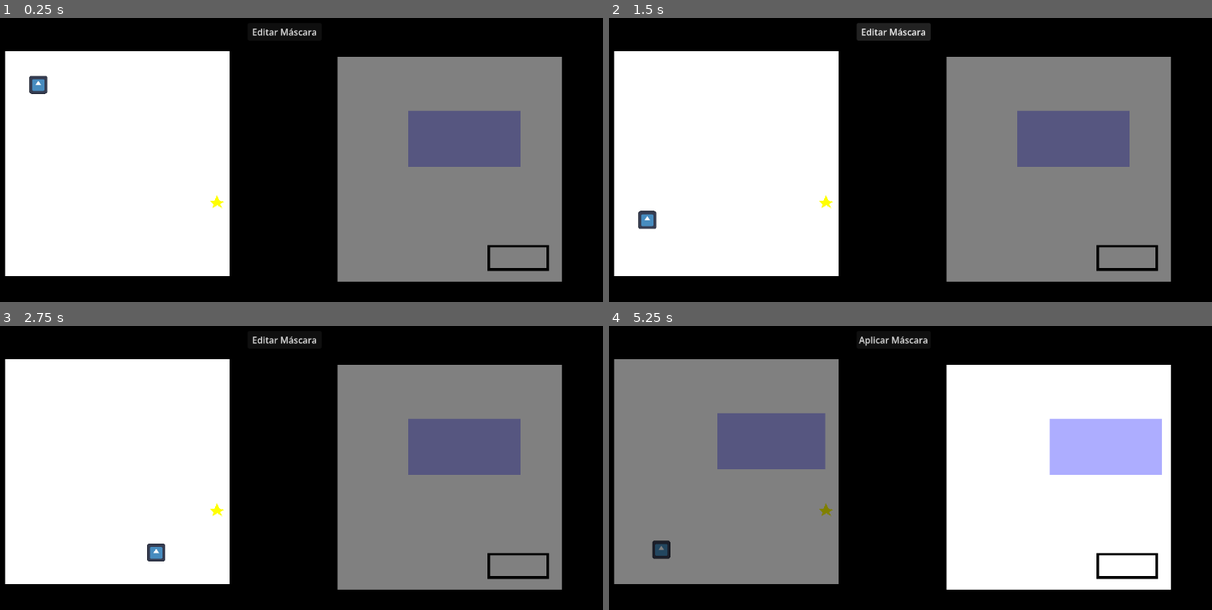
Above: before the commit, frames 1-4 (two rows, left to right).
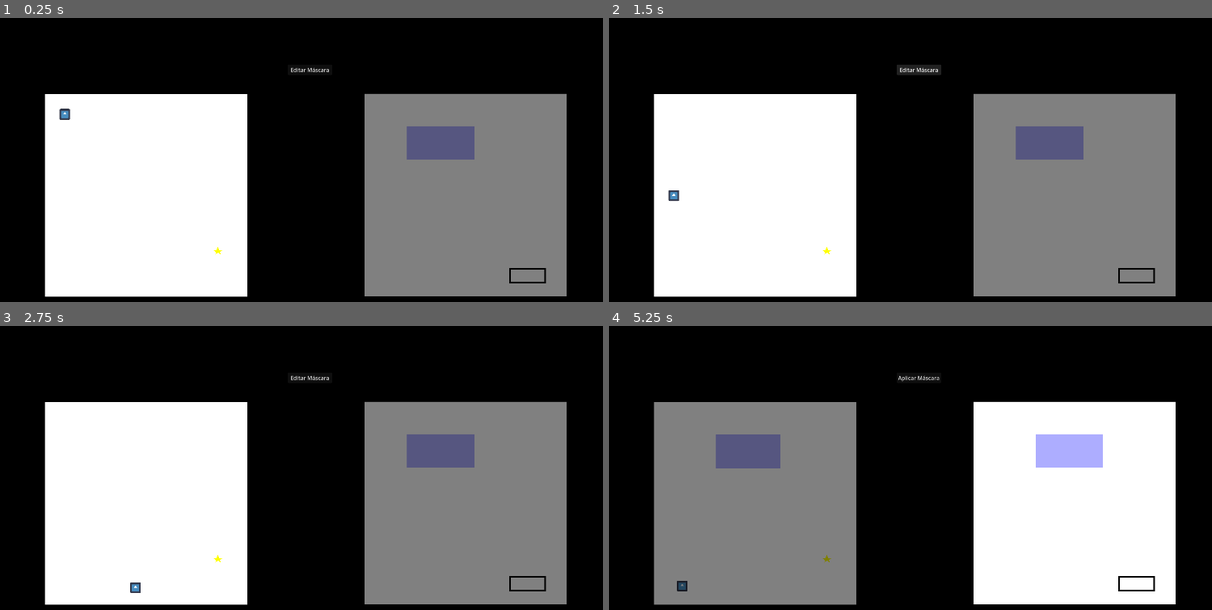
Above: after the commit, the same moments.

Repository: JuanFdS/ggj2026
Game: Godot game, scene res://screens/game_scenes/pruebita.tscn
Two runs of this game, one before a commit and one after it. Both use one fixed random seed, a clock stepped at 60 frames per second and the inputs below. The engine's default icon, where the game draws it, is replaced by a stand-in: a white triangle on a blue panel in a dark square.
Inputs (mouse positions are in pixels of both pictures, inside the frame that each line leads up to):
- Up to frame 1 (0.25 s): no input
- Up to frame 2 (1.5 s): click "Editar Máscara" at 0.5 s; click "Aplicar Máscara" at 1.25 s
- Up to frame 3 (2.75 s): tap Enter (ui_accept) at 2, 2.27 s; move the mouse to (422, 448) at 2.02 s; hold Right (ui_right) from 2.03 s (still down); click (422, 448) at 2.1 s
- Up to frame 4 (5.25 s): release Right (ui_right) at 2.75 s; drag from (759, 485) to (1073, 448) at 2.77 s; tap Enter (ui_accept) at 3.5, 5 s; move the mouse to (952, 385) at 3.52 s; hold Left (ui_left) 3.53-4.25 s; tap 1 at 3.6 s; drag from (856, 539) to (1073, 448) at 4.27 s; move the mouse to (1085, 521) at 5.02 s; hold Right (ui_right) from 5.03 s (still down); tap M (toggle_mask) at 5.1 s

The runs differ from the first frame. In frame 1, 28% of the frame differs, in the area x 0-94%, y 3-99%; in frame 2, 28%; in frame 3, 28%; in frame 4, 31%.

Commit message:
Agrandada pantalla del juego

Diff:
--- a/project.godot
+++ b/project.godot
@@ -25,6 +25,8 @@
 
 [display]
 
+window/size/viewport_width=1920
+window/size/viewport_height=1080
 window/stretch/mode="viewport"
 window/stretch/aspect="expand"
 
--- a/screens/game_scenes/nivel.gd
+++ b/screens/game_scenes/nivel.gd
@@ -17,3 +17,7 @@
 		%ganaste.visible = true
 		get_tree().paused = true
 	)
+	%MaskSubviewport.size = %LayerBackground.texture.get_size()
+	%LayerSubviewport.size = %MaskBackground.texture.get_size()
+	%MaskCamera.offset = %Mask.position
+	%LayerCamera.offset = %Layer.position
--- a/screens/game_scenes/pruebita.tscn
+++ b/screens/game_scenes/pruebita.tscn
@@ -23,8 +23,8 @@
 
 [sub_resource type="GradientTexture2D" id="GradientTexture2D_x4ba3"]
 gradient = SubResource("Gradient_jg18i")
-width = 400
-height = 400
+width = 600
+height = 600
 
 [sub_resource type="WorldBoundaryShape2D" id="WorldBoundaryShape2D_jg18i"]
 
@@ -46,7 +46,7 @@
 light_mode = 2
 
 [sub_resource type="ViewportTexture" id="ViewportTexture_y5ptm"]
-viewport_path = NodePath("CanvasLayer/SubViewportContainer/SubViewport")
+viewport_path = NodePath("CanvasLayer/SubViewportContainer/MaskSubviewport")
 
 [sub_resource type="Gradient" id="Gradient_y5ptm"]
 offsets = PackedFloat32Array(0)
@@ -82,7 +82,7 @@
 light_mode = 2
 
 [sub_resource type="ViewportTexture" id="ViewportTexture_n54bx"]
-viewport_path = NodePath("CanvasLayer2/SubViewportContainer/SubViewport")
+viewport_path = NodePath("CanvasLayer2/SubViewportContainer/LayerSubviewport")
 
 [sub_resource type="Gradient" id="Gradient_n54bx"]
 offsets = PackedFloat32Array(0)
@@ -113,16 +113,17 @@
 script = ExtResource("1_n54bx")
 
 [node name="Background" type="Sprite2D" parent="." unique_id=1668949924]
-position = Vector2(680.5, 379.99997)
-scale = Vector2(22.265625, 12.874999)
+position = Vector2(993, 564)
+scale = Vector2(32.03125, 18.625)
 texture = SubResource("GradientTexture2D_y5ptm")
 
 [node name="Layer" type="Node2D" parent="." unique_id=105627276 groups=["layer"]]
 unique_name_in_owner = true
-position = Vector2(87, 134)
+position = Vector2(263, 351)
 script = ExtResource("1_dg2up")
 
-[node name="Background" type="Sprite2D" parent="Layer" unique_id=284435309]
+[node name="LayerBackground" type="Sprite2D" parent="Layer" unique_id=284435309]
+unique_name_in_owner = true
 texture = SubResource("GradientTexture2D_x4ba3")
 centered = false
 
@@ -132,7 +133,7 @@
 collision_mask = 0
 
 [node name="CollisionShape2D" type="CollisionShape2D" parent="Layer/StaticBody2D" unique_id=1852634940]
-position = Vector2(193, 264)
+position = Vector2(281, 470)
 shape = SubResource("WorldBoundaryShape2D_jg18i")
 
 [node name="CollisionShape2D2" type="CollisionShape2D" parent="Layer/StaticBody2D" unique_id=1366978323]
@@ -140,7 +141,7 @@
 shape = SubResource("WorldBoundaryShape2D_x4ba3")
 
 [node name="CollisionShape2D4" type="CollisionShape2D" parent="Layer/StaticBody2D" unique_id=1225438628]
-position = Vector2(391, 63)
+position = Vector2(597, 162)
 shape = SubResource("WorldBoundaryShape2D_dg2up")
 
 [node name="CollisionShape2D3" type="CollisionShape2D" parent="Layer/StaticBody2D" unique_id=662259327]
@@ -162,7 +163,7 @@
 
 [node name="Goal" type="Area2D" parent="Layer" unique_id=627322292]
 unique_name_in_owner = true
-position = Vector2(377, 269)
+position = Vector2(513, 465)
 collision_mask = 2
 script = ExtResource("4_2br0v")
 
@@ -199,24 +200,25 @@
 
 [node name="MaskButton" type="Button" parent="." unique_id=1551359140]
 unique_name_in_owner = true
-offset_left = 519.0
-offset_top = 84.0
-offset_right = 651.0
-offset_bottom = 115.0
+offset_left = 984.0
+offset_top = 263.0
+offset_right = 1116.0
+offset_bottom = 294.0
 focus_mode = 0
 text = "Aplicar Máscara"
 
 [node name="Mask" type="Node2D" parent="." unique_id=384021872]
 unique_name_in_owner = true
-position = Vector2(679, 144)
+position = Vector2(1212, 350)
 script = ExtResource("3_2m1qm")
 
-[node name="Background" type="Sprite2D" parent="Mask" unique_id=218631811]
+[node name="MaskBackground" type="Sprite2D" parent="Mask" unique_id=218631811]
+unique_name_in_owner = true
 texture = SubResource("GradientTexture2D_x4ba3")
 centered = false
 
 [node name="StaticBody2D" type="StaticBody2D" parent="Mask" unique_id=1085760542]
-position = Vector2(322, 358)
+position = Vector2(484, 539)
 
 [node name="CollisionShape2D" type="CollisionShape2D" parent="Mask/StaticBody2D" unique_id=1684450910]
 position = Vector2(0, -0.5)
@@ -272,14 +274,15 @@
 grow_horizontal = 2
 grow_vertical = 2
 
-[node name="SubViewport" type="SubViewport" parent="CanvasLayer/SubViewportContainer" unique_id=844272332]
+[node name="MaskSubviewport" type="SubViewport" parent="CanvasLayer/SubViewportContainer" unique_id=844272332]
+unique_name_in_owner = true
 transparent_bg = true
 handle_input_locally = false
 size = Vector2i(400, 400)
 render_target_update_mode = 4
 script = ExtResource("6_v73ld")
 
-[node name="MaskCamera" type="Camera2D" parent="CanvasLayer/SubViewportContainer/SubViewport" unique_id=2107362031]
+[node name="MaskCamera" type="Camera2D" parent="CanvasLayer/SubViewportContainer/MaskSubviewport" unique_id=2107362031]
 unique_name_in_owner = true
 offset = Vector2(679, 144)
 anchor_mode = 0
@@ -297,14 +300,15 @@
 grow_horizontal = 2
 grow_vertical = 2
 
-[node name="SubViewport" type="SubViewport" parent="CanvasLayer2/SubViewportContainer" unique_id=48825315]
+[node name="LayerSubviewport" type="SubViewport" parent="CanvasLayer2/SubViewportContainer" unique_id=48825315]
+unique_name_in_owner = true
 transparent_bg = true
 handle_input_locally = false
 size = Vector2i(400, 400)
 render_target_update_mode = 4
 script = ExtResource("6_v73ld")
 
-[node name="LayerCamera" type="Camera2D" parent="CanvasLayer2/SubViewportContainer/SubViewport" unique_id=816684468]
+[node name="LayerCamera" type="Camera2D" parent="CanvasLayer2/SubViewportContainer/LayerSubviewport" unique_id=816684468]
 unique_name_in_owner = true
 offset = Vector2(87, 134)
 anchor_mode = 0
@@ -314,13 +318,15 @@
 unique_name_in_owner = true
 process_mode = 3
 visible = false
-anchors_preset = 15
-anchor_right = 1.0
-anchor_bottom = 1.0
-offset_left = 182.0
-offset_top = 246.0
-offset_right = 995.5
-offset_bottom = 416.0
+anchors_preset = 8
+anchor_left = 0.5
+anchor_top = 0.5
+anchor_right = 0.5
+anchor_bottom = 0.5
+offset_left = 643.0
+offset_top = 500.0
+offset_right = 1456.5
+offset_bottom = 670.0
 grow_horizontal = 2
 grow_vertical = 2
 theme_override_styles/normal = SubResource("StyleBoxFlat_2br0v")
